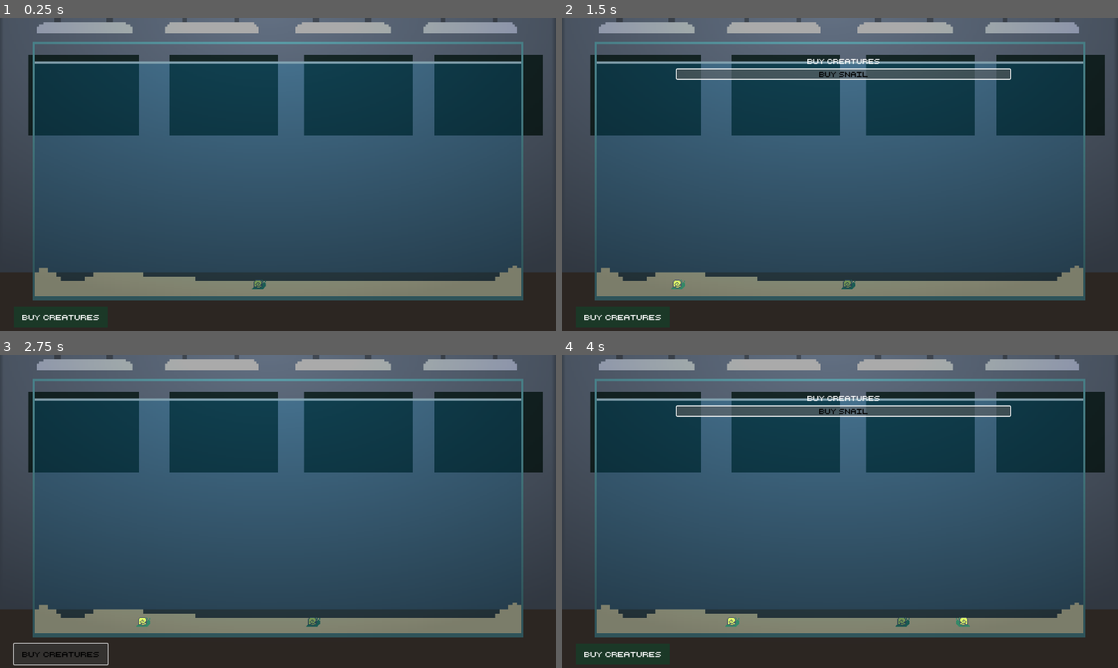
Above: before the commit, frames 1-4 (two rows, left to right).
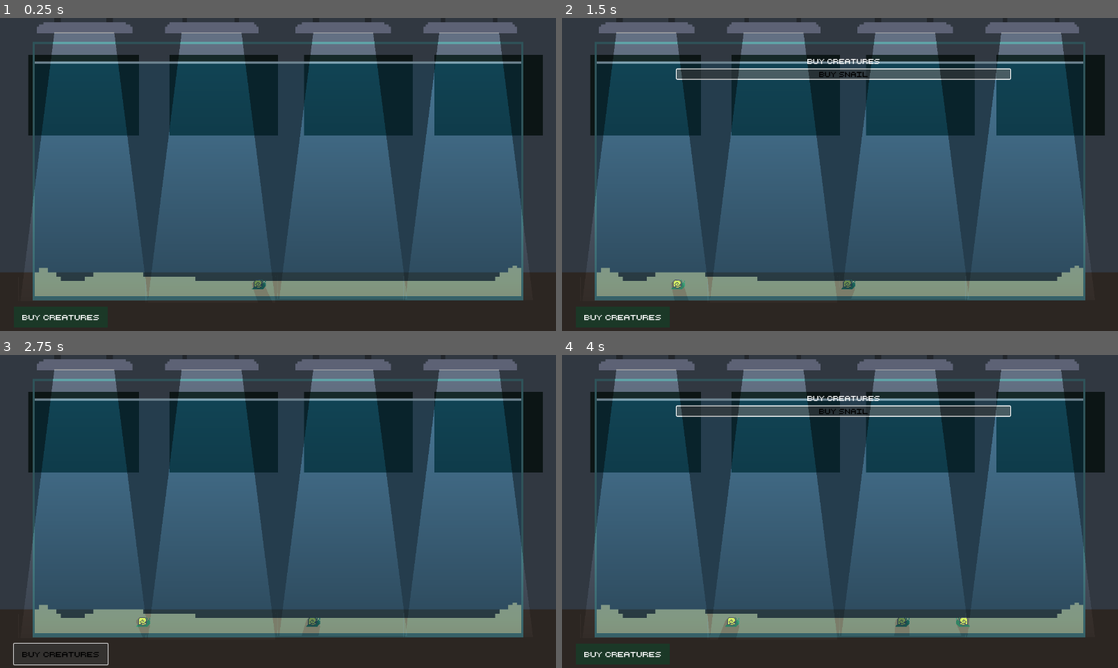
Above: after the commit, the same moments.

Repository: adrientremblay/ld56
Game: Godot game, scene res://scenes/game_screen.tscn
Same seed, same stepped clock (60 frames per second), same inputs: the game is played once before the commit and once after it.
Inputs:
- Up to frame 1 (0.25 s): no input
- Up to frame 2 (1.5 s): click "Buy Creatures" at 0.5 s; click "buy snail" at 1.25 s
- Up to frame 3 (2.75 s): click "Buy Creatures" at 2 s
- Up to frame 4 (4 s): click "Buy Creatures" at 2.75 s; click "buy snail" at 3.5 s

The runs differ from the first frame. In frame 1, 23% of the frame differs, in the area x 0-100%, y 0-90%; in frame 2, 22%; in frame 3, 23%; in frame 4, 22%.

Commit message:
This lighting is fine for now

Diff:
--- a/scenes/game_screen.tscn
+++ b/scenes/game_screen.tscn
@@ -1,9 +1,11 @@
-[gd_scene load_steps=16 format=3 uid="uid://bafqsokbf17by"]
+[gd_scene load_steps=13 format=3 uid="uid://bafqsokbf17by"]
 
 [ext_resource type="Script" path="res://scenes/game_screen.gd" id="1_ka8qc"]
 [ext_resource type="Texture2D" uid="uid://cyd001a7skpcg" path="res://assets/art/aquarium.png" id="1_sqbh1"]
 [ext_resource type="PackedScene" uid="uid://bv7787vivgr0t" path="res://scenes/land_creature.tscn" id="2_nfyws"]
 [ext_resource type="Theme" uid="uid://c2g25n7qed5wq" path="res://ui_theme.tres" id="4_gs2f0"]
+[ext_resource type="Shader" path="res://scenes/light_limit_shader.gdshader" id="4_l7kro"]
+[ext_resource type="Texture2D" uid="uid://by5yr2j6yd8xi" path="res://assets/art/light_texture.png" id="4_lrlsq"]
 [ext_resource type="Script" path="res://scenes/UI.gd" id="4_sfu83"]
 [ext_resource type="Texture2D" uid="uid://dpi5tefilv2my" path="res://assets/art/spokesman.png" id="7_5muyo"]
 [ext_resource type="Texture2D" uid="uid://cl0rk16lfiknc" path="res://assets/art/corpse_icon_1.png" id="7_w30cl"]
@@ -14,27 +16,8 @@
 outlines = Array[PackedVector2Array]([PackedVector2Array(88, 568, 80, 632, 1192, 632, 1184, 568, 1128, 600, 456, 600, 280, 576, 176, 600, 144, 600)])
 source_geometry_group_name = &"navigation_polygon_source_group"
 
-[sub_resource type="Gradient" id="Gradient_poegr"]
-offsets = PackedFloat32Array(0, 0.942675)
-colors = PackedColorArray(1, 1, 1, 1, 0, 0, 0, 1)
-
-[sub_resource type="GradientTexture2D" id="GradientTexture2D_yk8w2"]
-gradient = SubResource("Gradient_poegr")
-fill = 1
-fill_from = Vector2(0.484163, 0)
-fill_to = Vector2(0.488688, 1)
-
-[sub_resource type="OccluderPolygon2D" id="OccluderPolygon2D_ivq3p"]
-polygon = PackedVector2Array(-11, 35, 1302, 35, 1289, -23, 1, -22)
-
-[sub_resource type="OccluderPolygon2D" id="OccluderPolygon2D_as35x"]
-polygon = PackedVector2Array(283, -54, 349, 131, 416, -56)
-
-[sub_resource type="OccluderPolygon2D" id="OccluderPolygon2D_fxijs"]
-polygon = PackedVector2Array(152, -109, -18, 215, -45, -112)
-
-[sub_resource type="OccluderPolygon2D" id="OccluderPolygon2D_5ugqd"]
-polygon = PackedVector2Array(1159, -88, 1295, 274, 1318, -88)
+[sub_resource type="ShaderMaterial" id="ShaderMaterial_67wyq"]
+shader = ExtResource("4_l7kro")
 
 [sub_resource type="CanvasItemMaterial" id="CanvasItemMaterial_r6l3h"]
 
@@ -68,39 +51,32 @@
 color = Color(0, 0.301961, 0.439216, 0.243137)
 
 [node name="PointLight2D" type="PointLight2D" parent="Lighting"]
-position = Vector2(639.139, 346.5)
-scale = Vector2(20.0269, 11.4219)
-texture = SubResource("GradientTexture2D_yk8w2")
-
-[node name="LightOccluder2D" type="LightOccluder2D" parent="Lighting"]
-visible = false
-occluder = SubResource("OccluderPolygon2D_ivq3p")
-
-[node name="LightOccluder2D2" type="LightOccluder2D" parent="Lighting"]
-visible = false
-occluder = SubResource("OccluderPolygon2D_as35x")
-
-[node name="LightOccluder2D3" type="LightOccluder2D" parent="Lighting"]
-visible = false
-occluder = SubResource("OccluderPolygon2D_as35x")
-
-[node name="LightOccluder2D4" type="LightOccluder2D" parent="Lighting"]
-visible = false
-position = Vector2(287, -5)
-occluder = SubResource("OccluderPolygon2D_as35x")
-
-[node name="LightOccluder2D5" type="LightOccluder2D" parent="Lighting"]
-visible = false
-position = Vector2(588, -10)
-occluder = SubResource("OccluderPolygon2D_as35x")
-
-[node name="LightOccluder2D6" type="LightOccluder2D" parent="Lighting"]
-visible = false
-occluder = SubResource("OccluderPolygon2D_fxijs")
-
-[node name="LightOccluder2D7" type="LightOccluder2D" parent="Lighting"]
-visible = false
-occluder = SubResource("OccluderPolygon2D_5ugqd")
+material = SubResource("ShaderMaterial_67wyq")
+position = Vector2(192, 342)
+scale = Vector2(0.2, 0.618)
+shadow_enabled = true
+texture = ExtResource("4_lrlsq")
+
+[node name="PointLight2D2" type="PointLight2D" parent="Lighting"]
+material = SubResource("ShaderMaterial_67wyq")
+position = Vector2(485, 344.25)
+scale = Vector2(0.2, 0.6215)
+shadow_enabled = true
+texture = ExtResource("4_lrlsq")
+
+[node name="PointLight2D3" type="PointLight2D" parent="Lighting"]
+material = SubResource("ShaderMaterial_67wyq")
+position = Vector2(788, 339.75)
+scale = Vector2(0.2, 0.6125)
+shadow_enabled = true
+texture = ExtResource("4_lrlsq")
+
+[node name="PointLight2D4" type="PointLight2D" parent="Lighting"]
+material = SubResource("ShaderMaterial_67wyq")
+position = Vector2(1078, 341.25)
+scale = Vector2(0.2, 0.6155)
+shadow_enabled = true
+texture = ExtResource("4_lrlsq")
 
 [node name="Panel" type="Panel" parent="."]
 visible = false
@@ -191,6 +167,7 @@
 grow_horizontal = 2
 grow_vertical = 2
 script = ExtResource("4_sfu83")
+metadata/_edit_use_anchors_ = true
 
 [node name="CreatureButton" type="Button" parent="UI"]
 layout_mode = 0
--- a/scenes/land_creature.tscn
+++ b/scenes/land_creature.tscn
@@ -1,10 +1,13 @@
-[gd_scene load_steps=4 format=3 uid="uid://bv7787vivgr0t"]
+[gd_scene load_steps=5 format=3 uid="uid://bv7787vivgr0t"]
 
 [ext_resource type="Texture2D" uid="uid://cxjlc3drjj8sk" path="res://assets/art/snail.png" id="1_ovnut"]
 [ext_resource type="Script" path="res://scripts/land_creature.gd" id="1_x0mip"]
 
 [sub_resource type="CircleShape2D" id="CircleShape2D_71wsm"]
 radius = 4.0
+
+[sub_resource type="OccluderPolygon2D" id="OccluderPolygon2D_0v3rf"]
+polygon = PackedVector2Array(8, -5, -8, -6, -16, 2, -15, 11, -10, 16, 16, 16)
 
 [node name="LandCreature" type="CharacterBody2D"]
 script = ExtResource("1_x0mip")
@@ -23,4 +26,7 @@
 wait_time = 10.0
 autostart = true
 
+[node name="LightOccluder2D" type="LightOccluder2D" parent="."]
+occluder = SubResource("OccluderPolygon2D_0v3rf")
+
 [connection signal="timeout" from="IdlePositionTimer" to="." method="_on_idle_position_timer_timeout"]
--- /dev/null
+++ b/scenes/light_limit_shader.gdshader
@@ -0,0 +1,19 @@
+shader_type canvas_item;
+
+void vertex() {
+	// Called for every vertex the material is visible on.
+}
+
+void fragment() {
+    vec4 light_color = texture(TEXTURE, UV);
+
+    // Limit the brightness of the light (or apply a custom blending rule)
+    light_color.rgb = min(light_color.rgb, vec3(0.2));  // Clamp the brightness
+
+    COLOR = light_color;
+}
+
+//void light() {
+	// Called for every pixel for every light affecting the material.
+	// Uncomment to replace the default light processing function with this one.
+//}
Binary file changed: assets/art/light_texture.png
